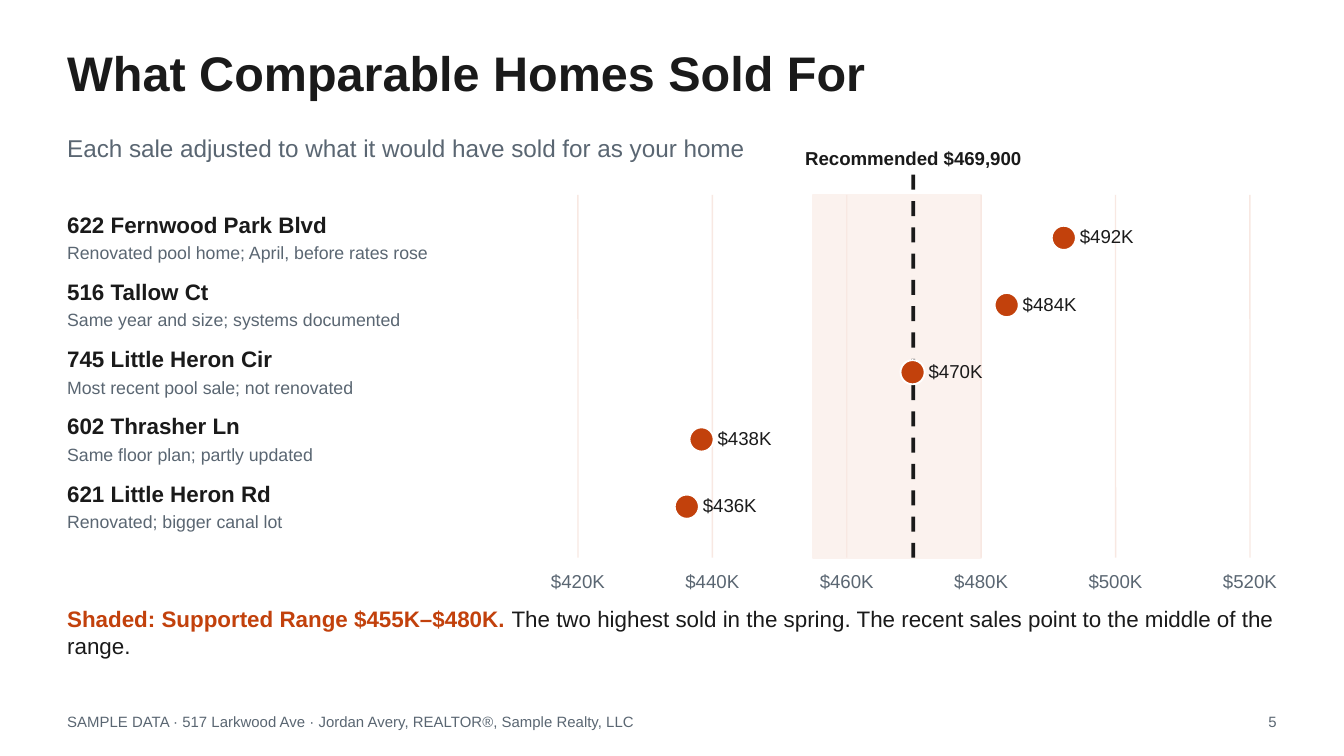
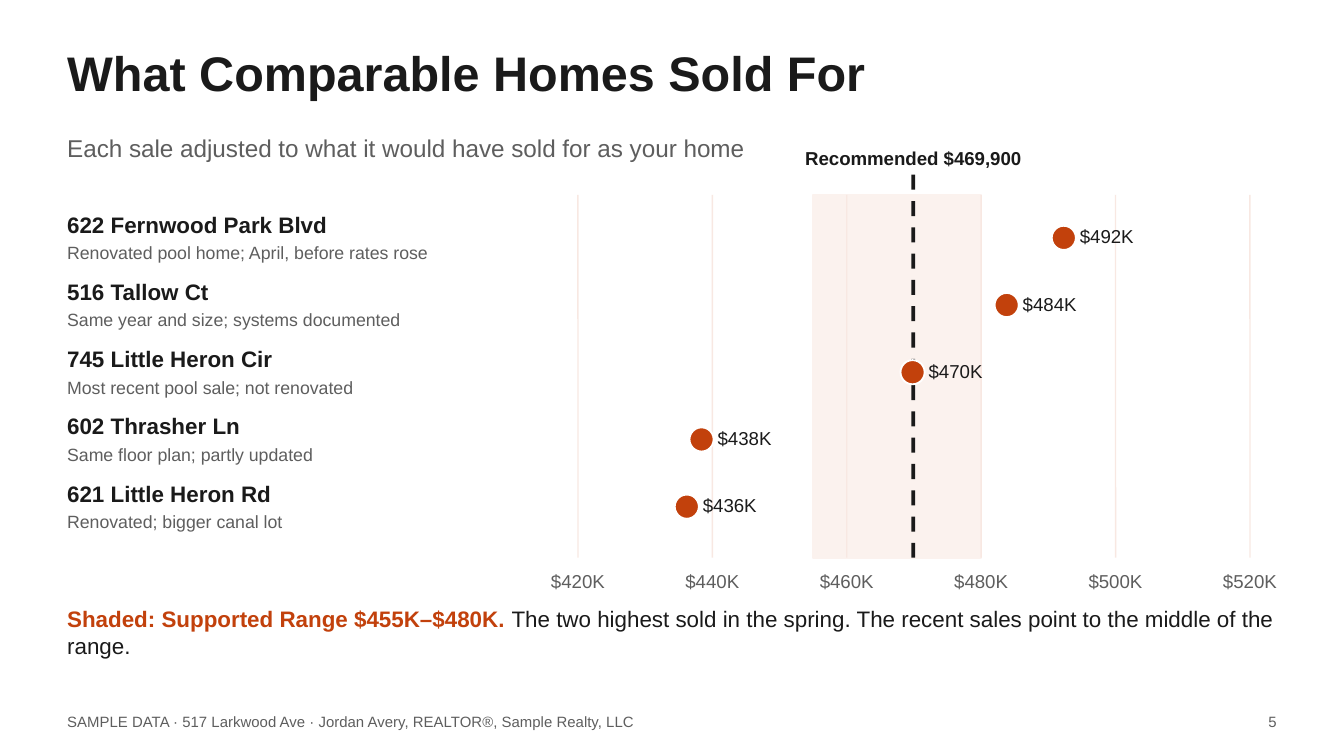
Before and after one commit to axelrivera/real-estate-skills, a slide deck: slide 5 of samples/seller-cma/517-Larkwood-Ave-Listing-Presentation.pptx. Drawn at 1344x756 pixels with LibreOffice and Linux fonts; fonts in the diff are those of the drawing. Boxes give left, top, right and bottom in pixels: in the first picture for what was removed or moved away, otherwise in the second. Text is boxed around its words. In the diff, an @@ line names an element or a change of style, - is before the commit and + after.

```diff
--- a/samples/seller-cma/517-Larkwood-Ave-Listing-Presentation.pptx
+++ b/samples/seller-cma/517-Larkwood-Ave-Listing-Presentation.pptx
@@ text colour #5A6672 to #5E5E5E in 14 elements at (x1=67, y1=139, x2=745, y2=162), (x1=551, y1=574, x2=605, y2=589), (x1=685, y1=574, x2=739, y2=590), (x1=820, y1=574, x2=874, y2=589), (x1=954, y1=574, x2=1008, y2=590), (x1=1089, y1=574, x2=1143, y2=589), (x1=1223, y1=574, x2=1277, y2=589), (x1=67, y1=246, x2=427, y2=263), (x1=67, y1=313, x2=400, y2=330), (x1=67, y1=381, x2=353, y2=398), (x1=67, y1=448, x2=313, y2=465), (x1=67, y1=515, x2=283, y2=532), (x1=67, y1=716, x2=633, y2=730), (x1=1268, y1=716, x2=1276, y2=727) @@
```
Also in this commit, not shown: 12 other slides changed, 9 other files.
